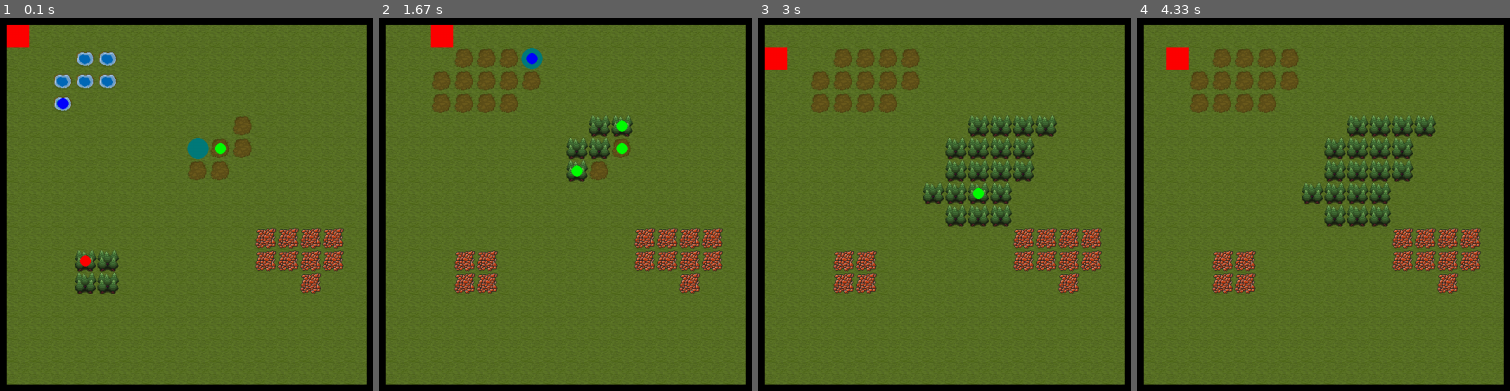
Above: before the commit, frames 1-4 (left to right).
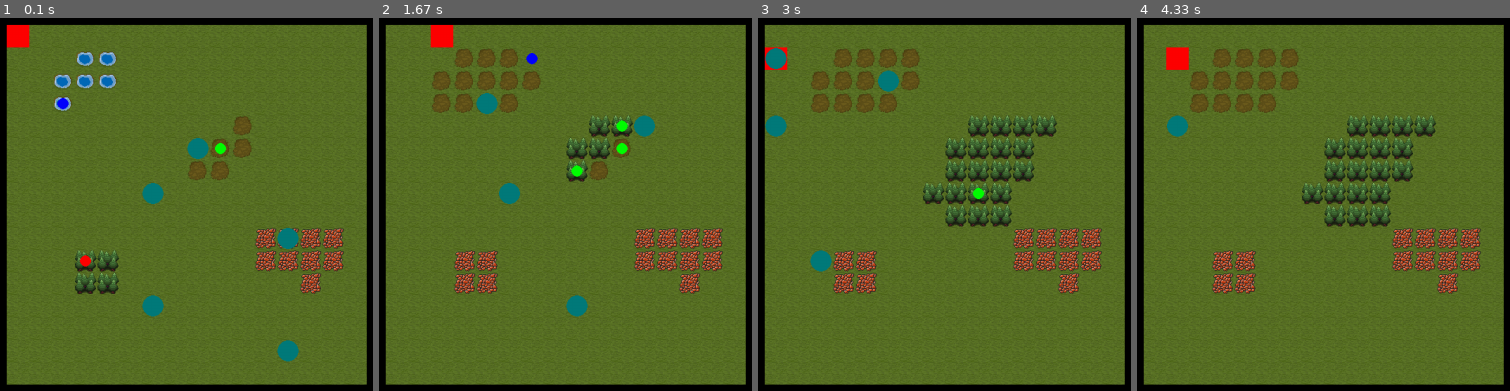
Above: after the commit, the same moments.

Repository: mytinycloud/90D-pygame-scaffold
Game: pygame game, started from main.py
Same seed, same stepped clock (60 frames per second), same inputs: the game is played once before the commit and once after it.
Inputs (mouse positions are in pixels of both pictures, inside the frame that each line leads up to):
- Up to frame 1 (0.1 s): no input
- Up to frame 2 (1.67 s): hold D 0.33-0.8 s; move the mouse to (543, 241) at 0.37 s; hold W 0.83-1.13 s; move the mouse to (outside the picture) at 0.87 s; tap Space at 0.9, 1.23, 1.53 s; hold D 1.17-1.63 s; move the mouse to (outside the picture) at 1.2 s
- Up to frame 3 (3 s): hold A 1.67-2.2 s; move the mouse to (outside the picture) at 1.7 s; tap Space at 1.73, 2.03, 2.3, 2.63, 2.93 s; hold S 2.23-2.53 s; move the mouse to (1086, 21) at 2.27 s; hold A 2.57-2.97 s; move the mouse to (1060, 264) at 2.6 s
- Up to frame 4 (4.33 s): hold W 3-3.37 s; move the mouse to (outside the picture) at 3.03 s; tap Space at 3.07, 3.47, 3.77, 4.13 s; hold D 3.4-4.03 s; move the mouse to (1353, 25) at 3.43 s; hold S from 4.07 s (still down); move the mouse to (outside the picture) at 4.1 s

The runs differ from the first frame. In frame 1, 1.0% of the frame differs, in the area x 38-81%, y 44-93%; in frame 2, 1.2%, in the area x 26-74%, y 8-81%; in frame 3, 1.0%; in frame 4, 0.3%.

Commit message:
Change where enemy damage dealing is handled by system - Damage to player from enemies now handled on enemy component - Minor tidy up and removal of un-needed code - Ability to spawn as many as needed enemies randomly placed on map

Diff:
--- a/systems/enemy.py
+++ b/systems/enemy.py
@@ -4,7 +4,7 @@
 from .sprites import SpriteComponent
 from .player import PlayerComponent
 from .turn import TurnComponent
-from .health import HealthComponent
+from .health import HealthComponent, reduce_player_health
 from . import turn
 
 from math import copysign
@@ -18,18 +18,26 @@
     damage: int
 
 '''
-Update enemy systems only taking into account when it's the enemies turn
+Update enemy systems including motion and when to do damage to player
+(based on sharing same position on grid)
 '''
 def enemy_update_system(group: EntityGroup):
 
     player: PlayerComponent = group.query_singleton('player')
     t: TurnComponent = group.query_singleton('turn').turn
 
+    # Prior to enemy movement,
+    # check if any health related actions need to be carried out
+    if (t.state == turn.TURN_ENEMY or t.state == turn.TURN_PLAYER):
+        for e in group.query('enemy', 'health'):
+            if player.motion.position == e.motion.position:
+                reduce_player_health(player, e.enemy.damage)
+                group.remove(entity = e)
+
     if (t.state != turn.TURN_ENEMY):
         return
 
     for e in group.query('enemy'):
-
         motion: MotionComponent = e.motion
         mtp = move_towards_player(player.motion.position, e.motion.position)
         motion.velocity = mtp
--- a/systems/health.py
+++ b/systems/health.py
@@ -1,7 +1,4 @@
 from engine.ecs import EntityGroup, enumerate_component
-from .turn import TurnComponent
-
-from . import turn
 
 @enumerate_component("health")
 class HealthComponent:
@@ -11,15 +8,8 @@
 Update health system for
 '''
 def update_health_system(group: EntityGroup):
+    pass
 
-    p = group.query_singleton('player')
-    t:TurnComponent = group.query_singleton('turn').turn
-
-    if (t.state == turn.TURN_ENEMY or t.state == turn.TURN_PLAYER):
-        for e in group.query('enemy', 'health'):
-            if p.motion.position == e.motion.position:
-                reduce_player_health(p, e.enemy.damage)
-                group.remove(entity = e)
 
 '''
 Mount health system
@@ -34,5 +24,5 @@
 '''
 def reduce_player_health(player, value):
     player.health.health -= value
-    print('new player health: ', player.health)
+    print('new player health: ', player.health.health)
     return
--- a/systems/testing.py
+++ b/systems/testing.py
@@ -7,7 +7,7 @@
 from .enemy import create_enemy
 from .effect import create_effect
 
-import random
+from random import choice
 '''
 Just a place to add some in-development / testing code
 '''
@@ -21,6 +21,12 @@
 '''
 def mount_testing_system(group: EntityGroup):
     group.add(create_enemy((8,5)))
+
+    # Create group of enemies randomly placed on map.
+    for i in range(4):
+        enemy = create_enemy((choice(range(5,15)), choice(range(5,15))))
+        group.add(enemy)
+
     group.add(create_effect("wave", Vector2(2,3), Vector2(1,0)))
     group.add(create_effect("fire", Vector2(3,10)))
     group.add(create_effect("growth", Vector2(9,5)))
